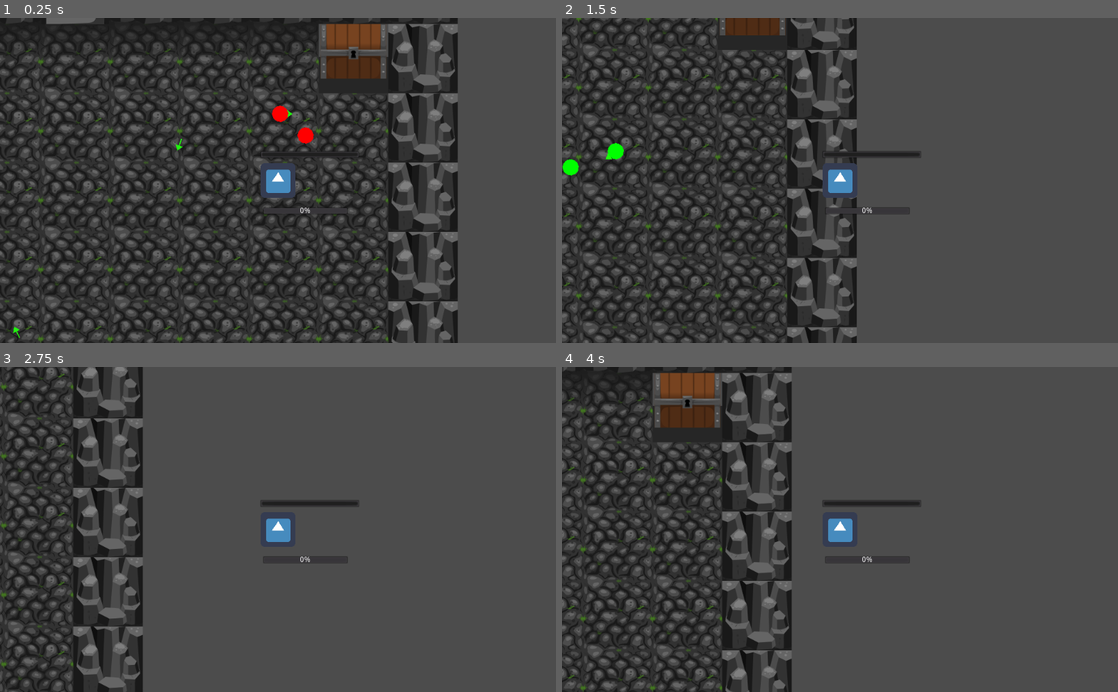
Above: before the commit, frames 1-4 (two rows, left to right).
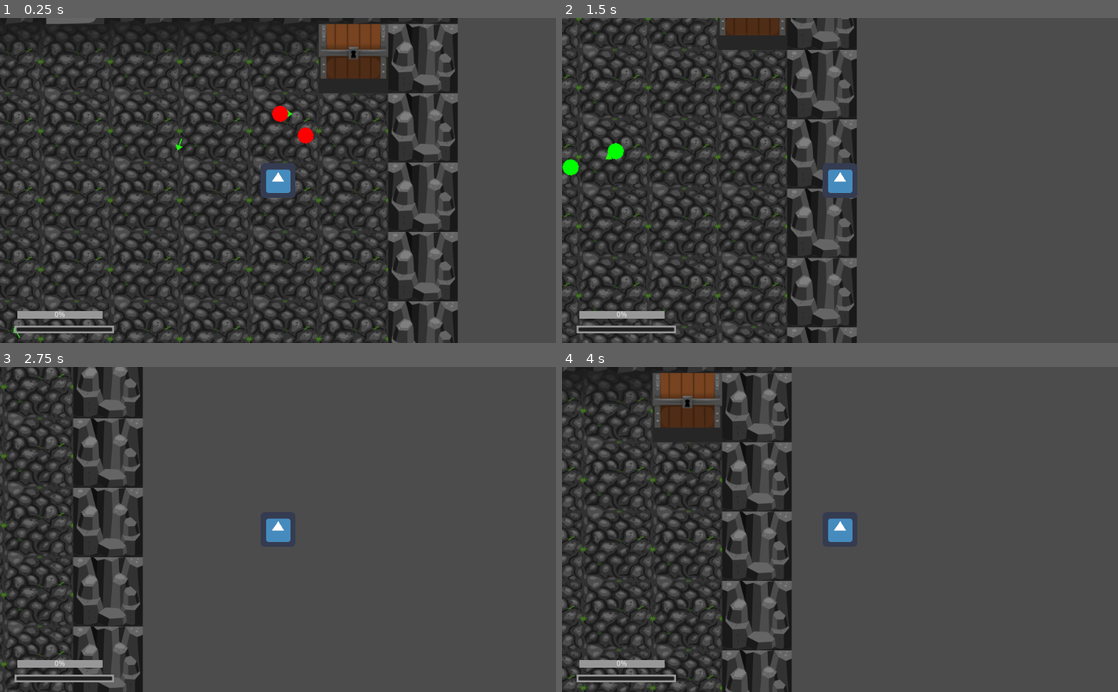
Above: after the commit, the same moments.

Repository: PRFNTX/wejammin
Game: Godot game, scene res://TestScene.tscn
Same seed, same stepped clock (60 frames per second), same inputs: the game is played once before the commit and once after it. The project has no main scene, so this scene is started directly. The engine's default icon, where the game draws it, is replaced by a stand-in: a white triangle on a blue panel in a dark square.
Inputs:
- Up to frame 1 (0.25 s): no input
- Up to frame 2 (1.5 s): hold D (move_right) 0.53-1.28 s; hold S (move_down) from 1.28 s (still down)
- Up to frame 3 (2.75 s): release S (move_down) at 2.03 s; hold D (move_right) from 2.03 s (still down)
- Up to frame 4 (4 s): release D (move_right) at 2.78 s; hold W (move_up) 2.78-3.53 s; hold A (move_left) from 3.53 s (still down)

The runs differ from the first frame. In frame 1, 0.8% of the frame differs, in the area x 2-65%, y 41-98%; in frame 2, 1.0%; in frame 3, 1.0%; in frame 4, 1.0%.

Commit message:
added charge item and made changs to level 3

Diff:
--- a/ProjectGameJam/Levels/Level3/Level3WithNoBlue.tscn
+++ b/ProjectGameJam/Levels/Level3/Level3WithNoBlue.tscn
@@ -6,6 +6,7 @@
 [ext_resource path="res://Turrets/ScriptedTurret.tscn" type="PackedScene" id=4]
 [ext_resource path="res://BulletPatterns/CirclePattern.tscn" type="PackedScene" id=5]
 [ext_resource path="res://Projectile.tscn" type="PackedScene" id=6]
+[ext_resource path="res://ChargeItem.tscn" type="PackedScene" id=7]
 
 [node name="Level3" type="Node2D"]
 
@@ -29,12 +30,6 @@
 position = Vector2( 191, 1060 )
 spawn_scene = NodePath("../FloorLayer")
 
-[node name="FloorLayer2" type="TileMap" parent="."]
-position = Vector2( 1, 0 )
-collision_layer = 12
-collision_mask = 12
-format = 1
-
 [node name="LethalSingleTurret2" parent="." instance=ExtResource( 4 )]
 position = Vector2( -204, -219 )
 direction = -0.01
@@ -51,30 +46,20 @@
 [node name="CirclePattern" parent="LethalCircularTurret" instance=ExtResource( 5 )]
 number = 8
 
-[node name="GreenTurrent" parent="." instance=ExtResource( 4 )]
-position = Vector2( 93, -548 )
-projectile_lifetime = 0.1
-type = 1
+[node name="ChargeItem" parent="." instance=ExtResource( 7 )]
+position = Vector2( 434, 733 )
 
-[node name="GreenTurrent2" parent="." instance=ExtResource( 4 )]
-position = Vector2( -1041, -661 )
-projectile_lifetime = 0.1
-type = 1
+[node name="ChargeItem2" parent="." instance=ExtResource( 7 )]
+position = Vector2( 112, -545 )
 
-[node name="GreenTurrent3" parent="." instance=ExtResource( 4 )]
-position = Vector2( -849, -1111 )
-projectile_lifetime = 0.1
-type = 1
+[node name="ChargeItem3" parent="." instance=ExtResource( 7 )]
+position = Vector2( -886, -254 )
 
-[node name="GreenTurrent4" parent="." instance=ExtResource( 4 )]
-position = Vector2( -896, -256 )
-projectile_lifetime = 0.1
-type = 1
+[node name="ChargeItem4" parent="." instance=ExtResource( 7 )]
+position = Vector2( -986, -562 )
 
-[node name="GreenTurrent5" parent="." instance=ExtResource( 4 )]
-position = Vector2( 443, 740 )
-projectile_lifetime = 0.1
-type = 1
+[node name="ChargeItem5" parent="." instance=ExtResource( 7 )]
+position = Vector2( -839, -1120 )
 
 [node name="RotatingTurret" parent="." instance=ExtResource( 4 )]
 position = Vector2( 505, 613 )
@@ -94,3 +79,9 @@
 shoot/projectile_speed = null
 shoot/direction = null
 shoot/type = null
+
+[node name="FloorLayer2" type="TileMap" parent="."]
+position = Vector2( 1, 0 )
+collision_layer = 12
+collision_mask = 12
+format = 1
--- a/ProjectGameJam/PlayerNode.gd
+++ b/ProjectGameJam/PlayerNode.gd
@@ -80,6 +80,12 @@
 	).normalized()*player_speed
 	var collision = move_and_slide(initial_velocity)
 
+func got_charge_item():
+	if current_action_points_value == max_action_points_value and can_player_do_action:
+		pass
+	else:
+		charge_action_bar(current_action_points_value + 1)
+
 func hit_by_projectile(type):
 	if type == Projectile.projectile_types.RED:
 		change_health(current_health - 1)
--- a/ProjectGameJam/PlayerNode.tscn
+++ b/ProjectGameJam/PlayerNode.tscn
@@ -1,9 +1,13 @@
-[gd_scene load_steps=4 format=2]
+[gd_scene load_steps=6 format=2]
 
 [ext_resource path="res://PlayerNode.gd" type="Script" id=1]
 [ext_resource path="res://icon.png" type="Texture" id=2]
 
 [sub_resource type="CircleShape2D" id=1]
+
+[sub_resource type="StyleBoxFlat" id=3]
+
+[sub_resource type="StyleBoxFlat" id=2]
 
 [node name="PlayerNode" type="KinematicBody2D"]
 collision_layer = 12
@@ -17,19 +21,21 @@
 shape = SubResource( 1 )
 
 [node name="Healthbar" type="ProgressBar" parent="."]
-margin_left = -33.0
-margin_top = -55.0
-margin_right = 150.0
-margin_bottom = -41.0
+margin_left = -485.0
+margin_top = 268.0
+margin_right = -302.0
+margin_bottom = 282.0
+custom_styles/bg = SubResource( 3 )
 step = 1.0
 value = 50.0
 percent_visible = false
 
 [node name="ActionTimeBar" type="ProgressBar" parent="."]
-margin_left = -28.0
-margin_top = 49.0
-margin_right = 129.0
-margin_bottom = 63.0
+margin_left = -480.0
+margin_top = 241.0
+margin_right = -323.0
+margin_bottom = 255.0
+custom_styles/bg = SubResource( 2 )
 max_value = 5.0
 step = 1.0
 value = 1.0
--- a/ProjectGameJam/TestScene.tscn
+++ b/ProjectGameJam/TestScene.tscn
@@ -57,7 +57,6 @@
 
 [node name="ScriptedTurret" parent="BasicTilemap" instance=ExtResource( 7 )]
 position = Vector2( 1209, 334 )
-direction = 0.0
 
 [node name="Rotate" parent="BasicTilemap/ScriptedTurret" instance=ExtResource( 8 )]
 action_type = 3
Not shown: 1 places in ProjectGameJam/Levels/Level3/Level3WithNoBlue.tscn that only renumber resources
